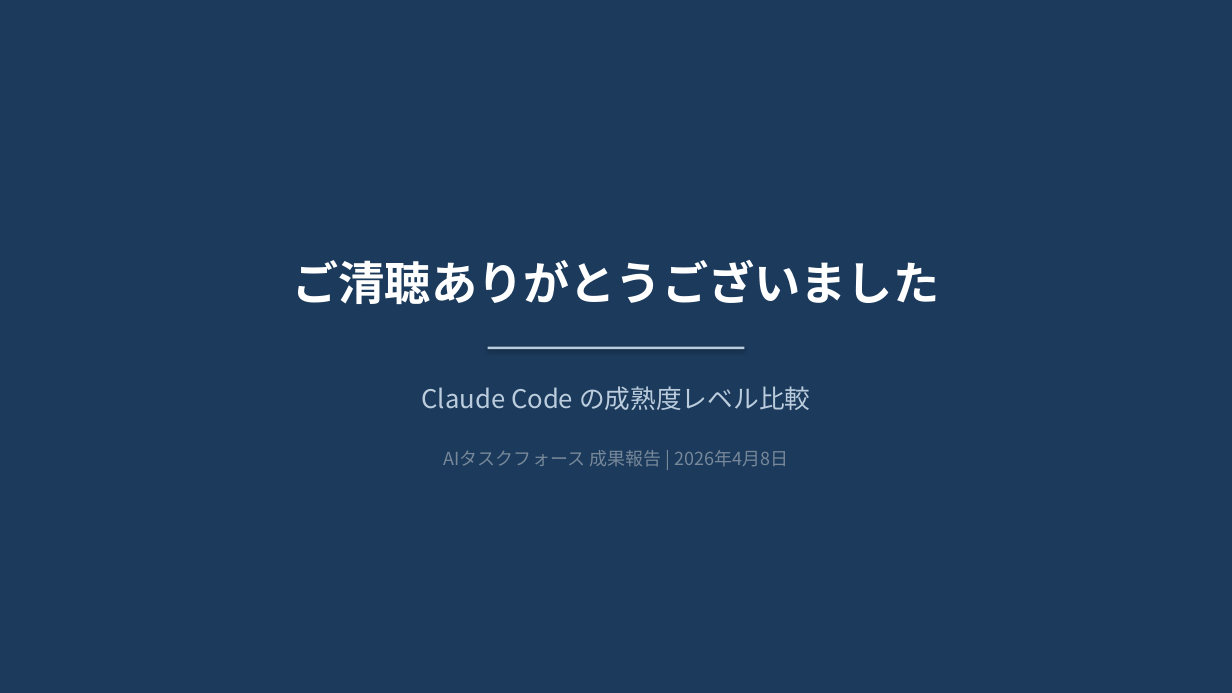
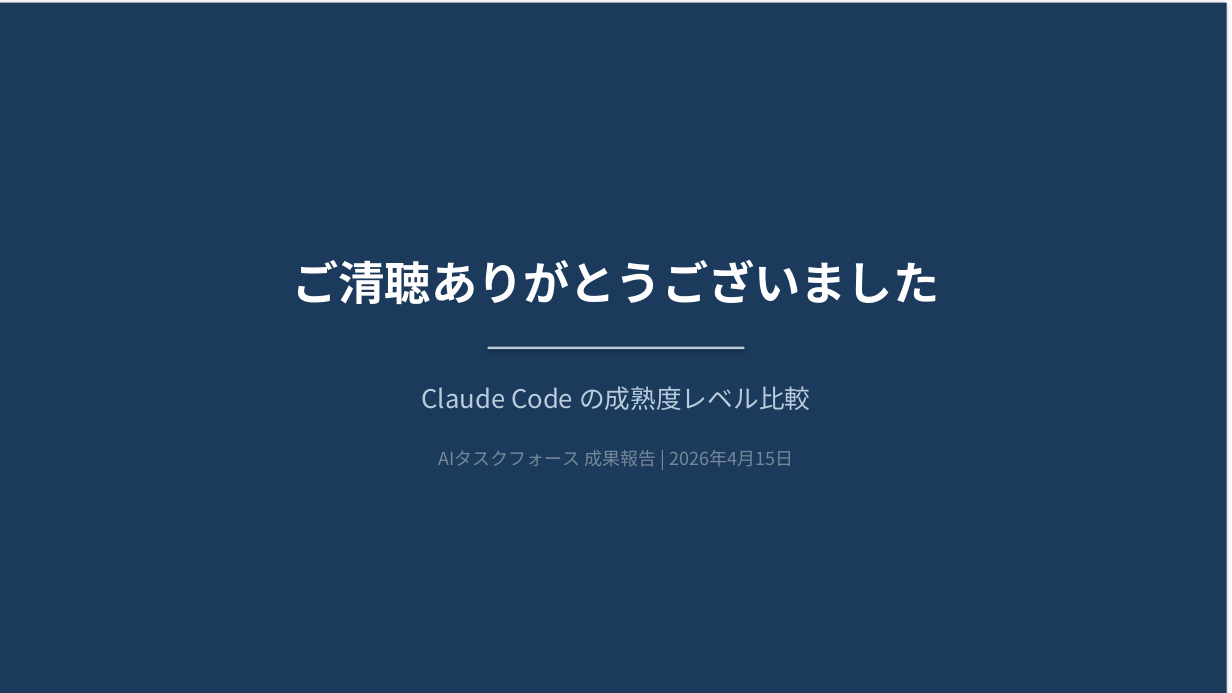
Before and after one commit to teppei19980914/AITaskForce, a slide deck: slide 17 of OUTPUT/20260402/AI駆動開発_実証実験_成果報告_ClaudeCodeの成熟度レベル比較_2026Q1.pptx (slide 12 before the commit). Drawn at 1232x693 pixels with LibreOffice and Linux fonts; fonts in the diff are those of the drawing. Boxes give left, top, right and bottom in pixels: in the first picture for what was removed or moved away, otherwise in the second. Text is boxed around its words. In the diff, an @@ line names an element or a change of style, - is before the commit and + after.

```diff
--- a/OUTPUT/20260402/AI駆動開発_実証実験_成果報告_ClaudeCodeの成熟度レベル比較_2026Q1.pptx
+++ b/OUTPUT/20260402/AI駆動開発_実証実験_成果報告_ClaudeCodeの成熟度レベル比較_2026Q1.pptx
@@ rectangle: place and size @@
-rectangle at <box>0,0,1232,693</box>
+rectangle at <box>0,3,1226,693</box>
@@ text at <box>439,450,793,467</box>: text changed @@
-AIタスクフォース 成果報告 | 2026年4月8日
+AIタスクフォース 成果報告 | 2026年4月15日
```
Also in this commit, not shown: 1 other slide changed, 6 slides added, 1 slide removed, 3 other files.
